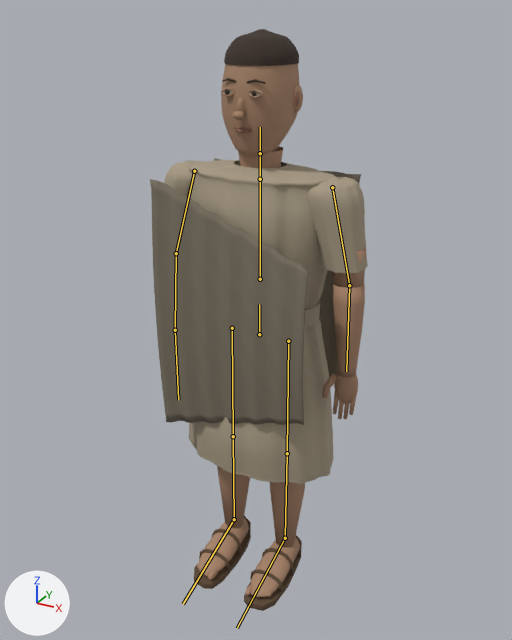
The glTF model public/models/wilderness-child.glb, before and after one commit.
Rendered twice from a camera (50 mm lens) standing at (0.601, -1.108, 1.133) and looking at (0.007, -0.029, 0.594). The lights are fixed; the arrows at lower left show +X, +Y and +Z. The picture after the commit comes second. The bones that change, and the others that lie on the model, are drawn over the model as lines.

Names of what the first picture shows: 'eye-white-surface.006', 'hair-surface.006', 'iris-surface.006', 'leather-surface.006', 'lip-surface.006', 'skin-surface.006', 'wilderness-tunic-cloth-surface.002', 'wilderness-wool-cloth-surface.002'.
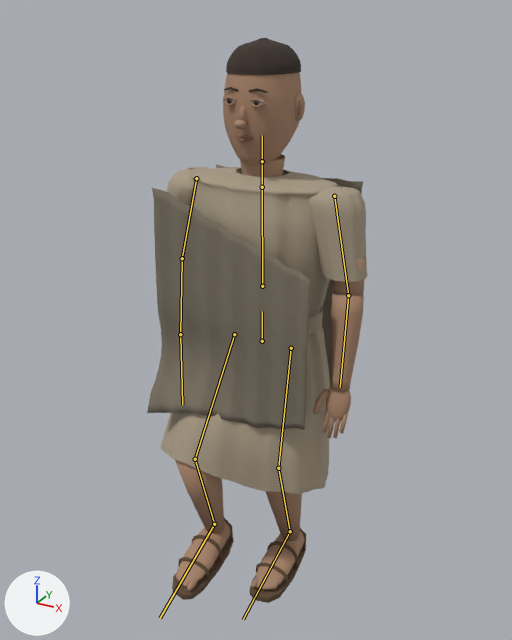
The newer file adds an action. The first version stands in its rest pose; the second is drawn at frame 7 of the action 'StartWalk'.

Boxes (x1, y1, x2, y2) around the edits, measured in the pictures (512 x 640 px):
'wilderness-wool-cloth-surface.002', posed: before (150, 158, 361, 425); after (147, 165, 363, 430)
'wilderness-tunic-cloth-surface.002', posed: before (164, 160, 368, 484); after (160, 167, 367, 494)
'skin-surface.006', posed: before (197, 63, 366, 597); after (175, 72, 366, 591)
'leather-surface.006', posed (24% wider, 10% shorter): before (194, 516, 302, 611); after (172, 518, 306, 603)
'hair-surface.006', posed: before (222, 29, 299, 84); after (224, 38, 301, 93)
'lip-surface.006', posed: before (221, 89, 299, 133); after (223, 97, 301, 142)
bone 'hips', root to tip: before (259, 334) to (259, 304); after (262, 341) to (262, 311)
bone 'armL', root to tip: before (194, 171) to (176, 253); after (196, 178) to (182, 258)
bone 'forearmL', root to tip: before (176, 253) to (175, 330); after (182, 258) to (180, 334)
bone 'armR', root to tip: before (332, 187) to (349, 285); after (334, 196) to (348, 295)
bone 'forearmR', root to tip: before (349, 285) to (346, 371); after (348, 295) to (340, 387)
bone 'thighL', root to tip: before (232, 328) to (233, 436); after (234, 334) to (195, 459)
bone 'shinL', root to tip: before (233, 436) to (234, 519); after (195, 459) to (214, 524)
bone 'footL', root to tip: before (234, 519) to (183, 604); after (214, 524) to (160, 618)
bone 'thighR', root to tip: before (288, 341) to (287, 453); after (291, 348) to (278, 468)
bone 'shinR', root to tip: before (287, 453) to (285, 538); after (278, 468) to (290, 531)
bone 'footR', root to tip: before (285, 538) to (237, 628); after (290, 531) to (243, 619)

The change, as a diff of the scene's bpy script:
```diff
--- a/public/models/wilderness-child.glb.py
+++ b/public/models/wilderness-child.glb.py
@@ bone_hips @@
 bone_hips = bpy.data.objects['resident-rig.007'].pose.bones['hips']  # child of 'root'
-bone_hips.location = (0.0, 0.0, 0.0)
+bone_hips.location = (0.006, -0.013, 0.0)
@@ bone_arml @@
 bone_arml = bpy.data.objects['resident-rig.007'].pose.bones['armL']  # child of 'spine'
-bone_arml.rotation_quaternion = (1.0, 0.0, 0.0, 0.0)  # degrees (0, 0, 0)
+bone_arml.rotation_quaternion = (0.999, 0.032, -0.01, -0.009)  # degrees (4, -1, -1)
@@ bone_forearml @@
 bone_forearml = bpy.data.objects['resident-rig.007'].pose.bones['forearmL']  # child of 'armL'
-bone_forearml.rotation_quaternion = (1.0, 0.0, 0.0, 0.0)  # degrees (0, 0, 0)
+bone_forearml.rotation_quaternion = (0.999, -0.043, 0.002, 0.002)  # degrees (-5, 0, 0)
@@ bone_armr @@
 bone_armr = bpy.data.objects['resident-rig.007'].pose.bones['armR']  # child of 'spine'
-bone_armr.rotation_quaternion = (1.0, 0.0, 0.0, 0.0)  # degrees (0, 0, 0)
+bone_armr.rotation_quaternion = (0.999, -0.044, -0.013, -0.013)  # degrees (-5, -2, -1)
@@ bone_forearmr @@
 bone_forearmr = bpy.data.objects['resident-rig.007'].pose.bones['forearmR']  # child of 'armR'
-bone_forearmr.rotation_quaternion = (1.0, 0.0, 0.0, 0.0)  # degrees (0, 0, 0)
+bone_forearmr.rotation_quaternion = (0.999, -0.043, -0.002, -0.002)  # degrees (-5, 0, 0)
@@ bone_thighl @@
 bone_thighl = bpy.data.objects['resident-rig.007'].pose.bones['thighL']  # child of 'hips'
-bone_thighl.rotation_quaternion = (1.0, 0.0, 0.0, 0.0)  # degrees (0, 0, 0)
+bone_thighl.rotation_quaternion = (-0.95, 0.311, -0.003, -0.007)  # degrees (-36, 1, 1)
@@ bone_shinl @@
 bone_shinl = bpy.data.objects['resident-rig.007'].pose.bones['shinL']  # child of 'thighL'
-bone_shinl.rotation_quaternion = (1.0, 0.0, 0.0, 0.0)  # degrees (0, 0, 0)
+bone_shinl.rotation_quaternion = (0.891, 0.453, -0.001, 0.004)  # degrees (54, 0, 0)
@@ bone_footl @@
 bone_footl = bpy.data.objects['resident-rig.007'].pose.bones['footL']  # child of 'shinL'
-bone_footl.rotation_quaternion = (1.0, 0.0, 0.0, 0.0)  # degrees (0, 0, 0)
+bone_footl.rotation_quaternion = (0.993, -0.122, 0.008, -0.003)  # degrees (-14, 1, 0)
@@ bone_thighr @@
 bone_thighr = bpy.data.objects['resident-rig.007'].pose.bones['thighR']  # child of 'hips'
-bone_thighr.rotation_quaternion = (1.0, 0.0, 0.0, 0.0)  # degrees (0, 0, 0)
+bone_thighr.rotation_quaternion = (-0.996, 0.084, -0.003, -0.007)  # degrees (-10, 0, 1)
@@ bone_shinr @@
 bone_shinr = bpy.data.objects['resident-rig.007'].pose.bones['shinR']  # child of 'thighR'
-bone_shinr.rotation_quaternion = (1.0, 0.0, 0.0, 0.0)  # degrees (0, 0, 0)
+bone_shinr.rotation_quaternion = (0.973, 0.229, -0.002, -0.004)  # degrees (27, 0, 0)
@@ bone_footr @@
 bone_footr = bpy.data.objects['resident-rig.007'].pose.bones['footR']  # child of 'shinR'
-bone_footr.rotation_quaternion = (1.0, 0.0, 0.0, 0.0)  # degrees (0, 0, 0)
+bone_footr.rotation_quaternion = (0.989, -0.149, 0.004, -0.001)  # degrees (-17, 0, 0)
```
